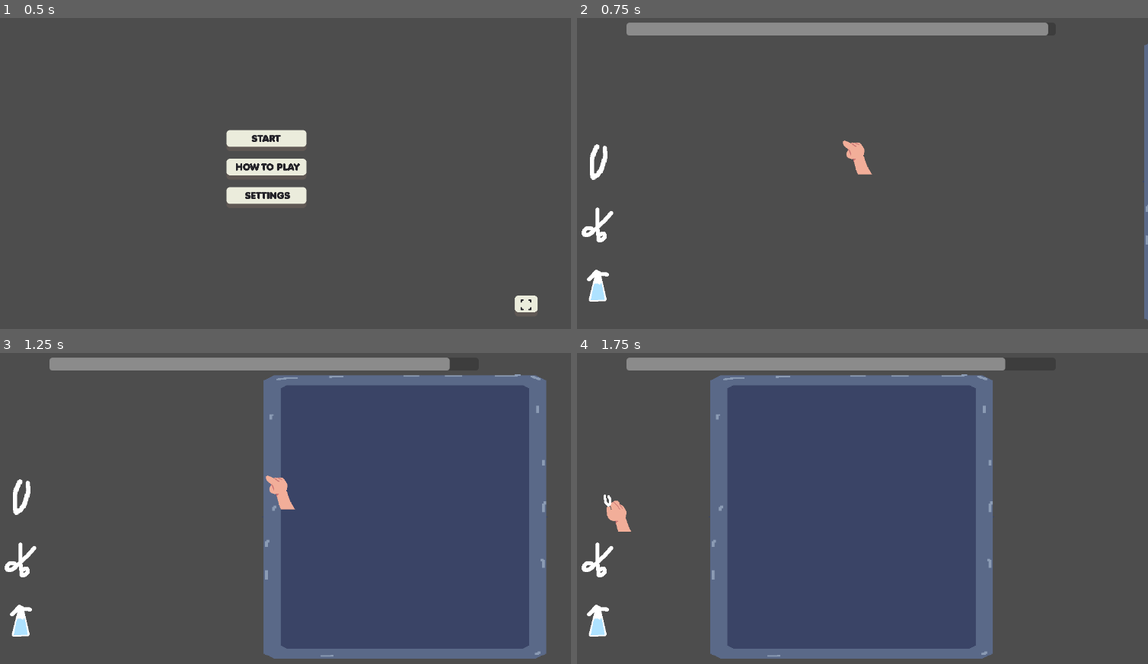
Above: before the commit, frames 1-4 (two rows, left to right).
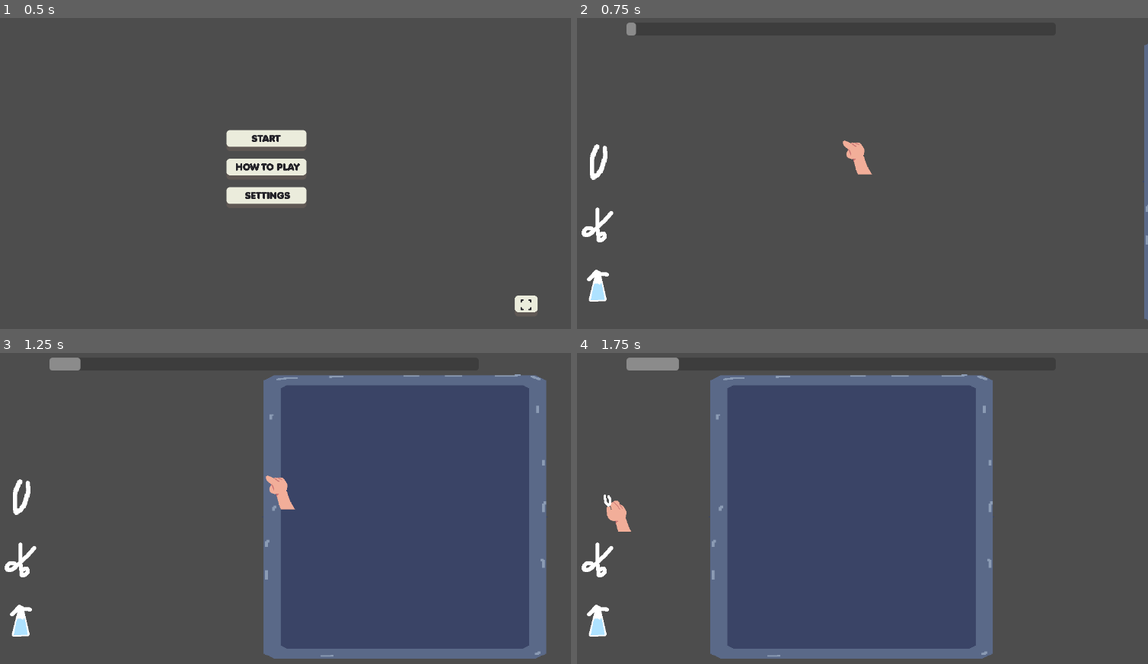
Above: after the commit, the same moments.

Repository: IsaacCerejo/wild-jam-87
Game: Godot game, scene res://scenes/main scenes/start_menu.tscn
Two runs of this game, one before a commit and one after it. Both use one fixed random seed, a clock stepped at 60 frames per second and the inputs below.
Inputs (mouse positions are in pixels of both pictures, inside the frame that each line leads up to):
- Up to frame 1 (0.5 s): no input
- Up to frame 2 (0.75 s): click "START" at 0.5 s
- Up to frame 3 (1.25 s): no input
- Up to frame 4 (1.75 s): click (599, 499) at 1.25 s

Frame 1 is identical in both runs. In frame 2, 3.0% of the frame differs, in the area x 10-83%, y 1-6%; in frame 3, 2.7%; in frame 4, 2.4%.

Commit message:
fix: reverse timer

Diff:
--- a/scenes/main scenes/main_game.tscn
+++ b/scenes/main scenes/main_game.tscn
@@ -15,6 +15,21 @@
 [ext_resource type="Texture2D" uid="uid://dkp00siemeoxb" path="res://Art/tray.png" id="14_5s8cp"]
 [ext_resource type="Script" uid="uid://crishcwx7m46w" path="res://scenes/operating_tray.gd" id="14_8ebjq"]
 
+[sub_resource type="Animation" id="Animation_5s8cp"]
+length = 0.001
+tracks/0/type = "value"
+tracks/0/imported = false
+tracks/0/enabled = true
+tracks/0/path = NodePath("Sprite2D:position")
+tracks/0/interp = 1
+tracks/0/loop_wrap = true
+tracks/0/keys = {
+"times": PackedFloat32Array(0),
+"transitions": PackedFloat32Array(1),
+"update": 0,
+"values": [Vector2(971, 0)]
+}
+
 [sub_resource type="Animation" id="Animation_8ebjq"]
 resource_name = "Slide in"
 tracks/0/type = "value"
@@ -30,21 +45,6 @@
 "values": [Vector2(971, 0), Vector2(0, 0)]
 }
 
-[sub_resource type="Animation" id="Animation_5s8cp"]
-length = 0.001
-tracks/0/type = "value"
-tracks/0/imported = false
-tracks/0/enabled = true
-tracks/0/path = NodePath("Sprite2D:position")
-tracks/0/interp = 1
-tracks/0/loop_wrap = true
-tracks/0/keys = {
-"times": PackedFloat32Array(0),
-"transitions": PackedFloat32Array(1),
-"update": 0,
-"values": [Vector2(0, 0)]
-}
-
 [sub_resource type="Animation" id="Animation_ag8io"]
 resource_name = "Slide out"
 tracks/0/type = "value"
@@ -132,7 +132,6 @@
 offset_top = 50.0
 offset_right = 1086.0
 offset_bottom = 77.0
-value = 100.0
 show_percentage = false
 
 [node name="OperatingTray" type="Node2D" parent="."]
@@ -146,6 +145,7 @@
 }
 
 [node name="Sprite2D" type="Sprite2D" parent="OperatingTray"]
+position = Vector2(971, 0)
 scale = Vector2(3, 1.5)
 texture = ExtResource("14_5s8cp")
 
--- a/scenes/round_manager.gd
+++ b/scenes/round_manager.gd
@@ -9,7 +9,7 @@
 
 func start_round():
 	var tween = get_tree().create_tween()
-	tween.tween_property(TimeBar, "value", 0, 10)
+	tween.tween_property(TimeBar, "value", 100, 10)
 	operating_tray.spawn()
 
 
